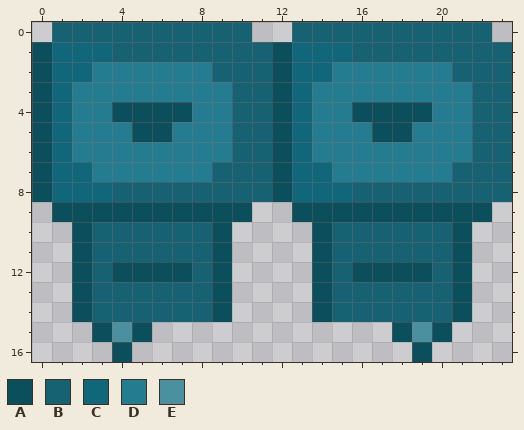
Pixel-art sprite, stored at assets/shooting.png. The picture above was drawn from the file before the commit.
The file is 24x17 pixels. Colours within 5 levels of each other are drawn and written as one.
Palette (. is transparent): A #0b4e5c  B #166273  C #11677a  D #247c91  E #4a909e
Pixels before, first column x 0:
 0 .BBBBBBBBBB..BBBBBBBBBB.
 1 ACCCBBBBBBBBACCCBBBBBBBB
 2 ACCDDDDDDBBBACCDDDDDDBBB
 3 ACDDDDDDDDBBACDDDDDDDDBB
 4 ACDDAAAADDBBACDDAAAADDBB
 5 ACDDDAADDDBBACDDDAADDDBB
 6 ACDDDDDDDDBBACDDDDDDDDBB
 7 ACCDDDDDDBBBACCDDDDDDBBB
 8 ACCCBBBBBBBBACCCBBBBBBBB
 9 .AAAAAAAAAA..AAAAAAAAAA.
10 ..ABBBBBBA....ABBBBBBA..
11 ..ABBBBBBA....ABBBBBBA..
12 ..ABAAAABA....ABAAAABA..
13 ..ABBBBBBA....ABBBBBBA..
14 ..ABBBBBBA....ABBBBBBA..
15 ...AEA............AEA...
16 ....A..............A....
The result:
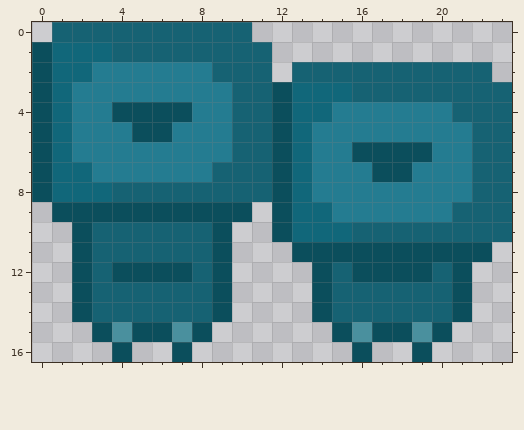
Change:
y 0: x 13..22 BBBBBBBBBB -> ..........
y 1: x 12..23 ACCCBBBBBBBB -> ............
y 2: x 12..20 ACCDDDDDD -> .BBBBBBBB; x 23 B -> .
y 3: x 14..21 DDDDDDDD -> CCBBBBBB
y 4: x 14 D -> C; x 16..19 AAAA -> DDDD; x 21 D -> B
y 5: x 17..18 AA -> DD
y 6: x 16..19 DDDD -> AAAA
y 7: x 14 C -> D; x 17..18 DD -> AA; x 21 B -> D
y 8: x 14..21 CCBBBBBB -> DDDDDDDD
y 9: x 12..23 .AAAAAAAAAA. -> ACCDDDDDDBBB
y 10: x 12..15 ..AB -> ACCC; x 21..23 A.. -> BBB
y 11: x 13 . -> A; x 15..20 BBBBBB -> AAAAAA; x 22 . -> A
y 15: x 6..8 ... -> AEA; x 15..17 ... -> AEA
y 16: x 7 . -> A; x 16 . -> A
Where, in picture pixels (left, top, right, bottom), the same in both pictures:
changed: (272, 22, 512, 262)
added: (152, 322, 212, 362)
added: (332, 322, 392, 362)
